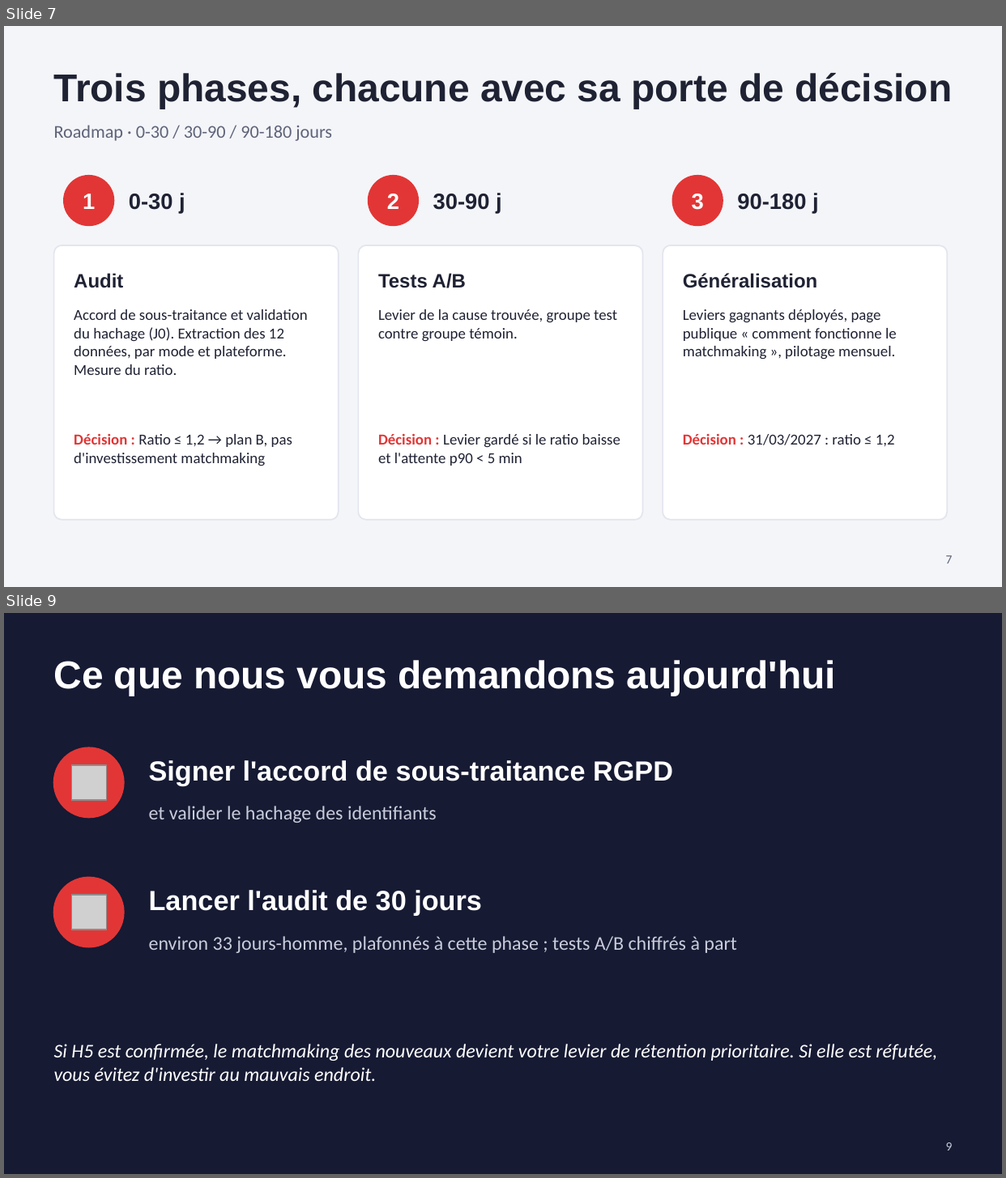
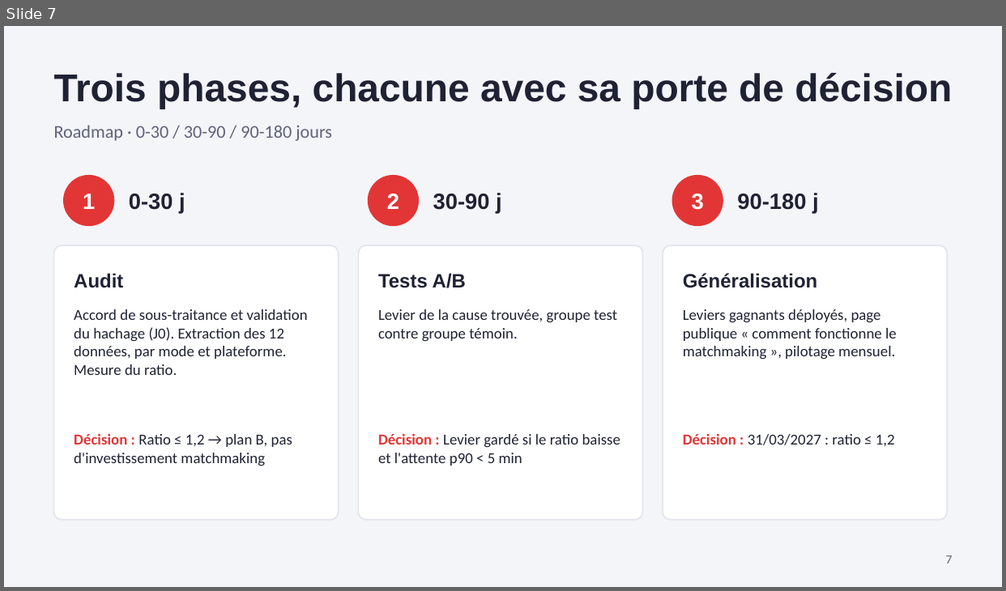
Before and after one commit to noeantoniov1-crypto/SOCIO, a slide deck: docs/presentation/pitch_marvel_rivals_netease.pptx. Shown one above the other, each under a label of ours: slides 7 and 9 before the commit, slide 7 after it; the slides between them are not shown. The pictures are 1006x1178 and 1006x591 pixels, drawn with LibreOffice and Linux fonts; fonts in the diff are those of the drawing; grey boxes stand for pictures. Boxes give left, top, right and bottom in pixels: in the first picture for what was removed or moved away, otherwise in the second. Text is boxed around its words. In the diff, an @@ line names an element or a change of style, - is before the commit and + after.

```diff
--- a/docs/presentation/pitch_marvel_rivals_netease.pptx
+++ b/docs/presentation/pitch_marvel_rivals_netease.pptx
@@ slide 9 removed at box(4, 613, 1002, 1174), background #161A33 @@
@@ text removed at box(54, 660, 836, 696) @@
-Ce que nous vous demandons aujourd'hui
@@ ellipse removed at box(54, 747, 124, 818) @@
@@ picture removed at box(72, 764, 107, 799) @@
@@ text removed at box(149, 760, 673, 786) @@
-Signer l'accord de sous-traitance RGPD
@@ text removed at box(149, 806, 437, 823) @@
-et valider le hachage des identifiants
@@ ellipse removed at box(54, 877, 124, 948) @@
@@ picture removed at box(72, 896, 107, 931) @@
@@ text removed at box(149, 890, 482, 916) @@
-Lancer l'audit de 30 jours
@@ text removed at box(149, 936, 736, 953) @@
-environ 33 jours-homme, plafonnés à cette phase ; tests A/B chiffrés à part
@@ text removed at box(54, 1044, 937, 1081) @@
-Si H5 est confirmée, le matchmaking des nouveaux devient votre levier de rétention prioritaire. Si elle est réfutée, vous évitez d'investir au mauvais endroit.
@@ text removed at box(946, 1143, 953, 1151) @@
-9
```
Also in this commit, not shown: 4 slides changed, 1 slide added, 1 other slide removed, 2 other files.
